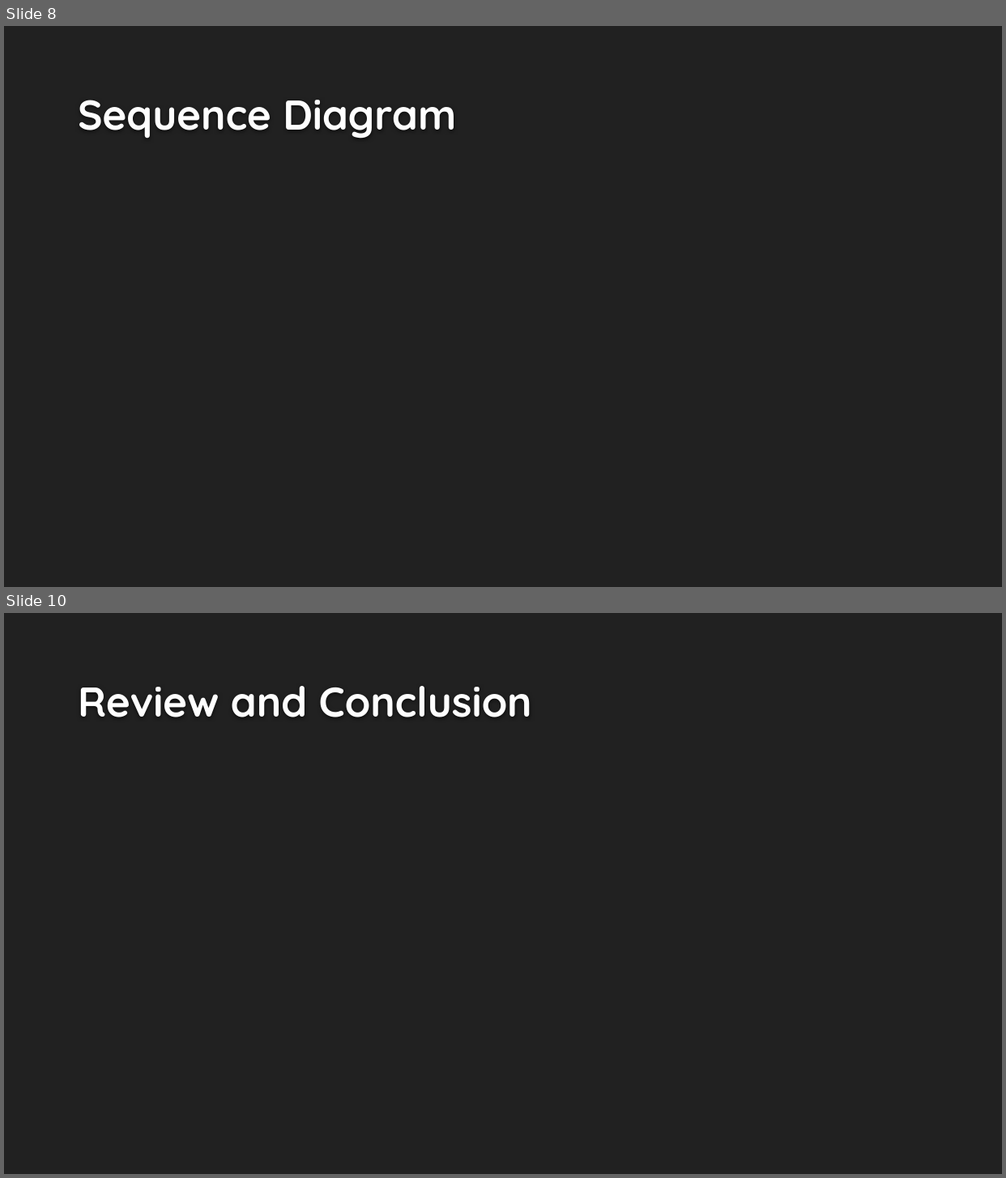
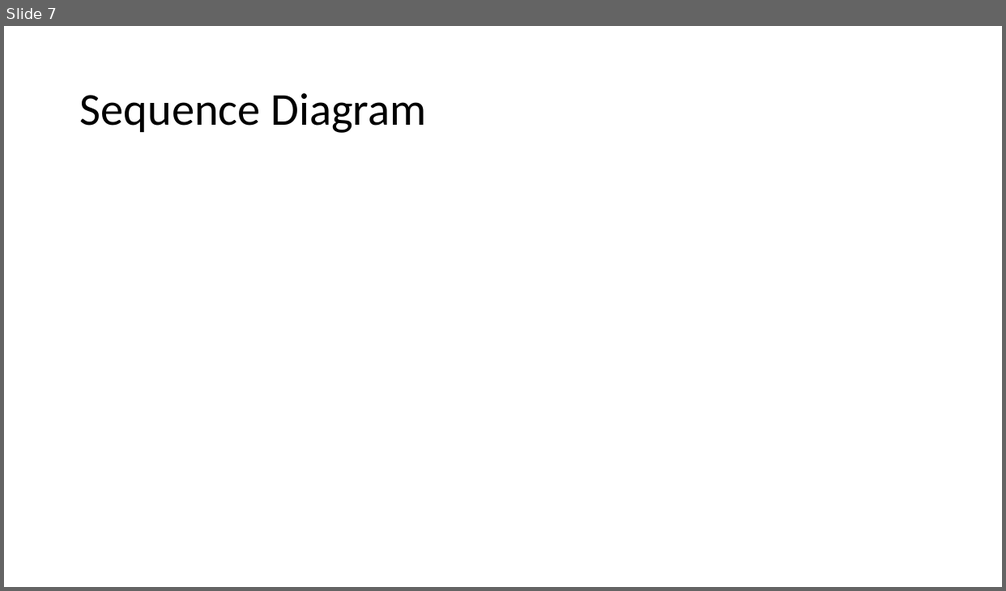
Before and after one commit to toza-mimoza/Probeklausur-Thoma, a slide deck: project/04-presentation/presentation.pptx. Shown one above the other, each under a label of ours: slides 8 and 10 before the commit, slide 7 after it; the slides between them are not shown. The pictures are 1006x1178 and 1006x591 pixels, drawn with LibreOffice and Linux fonts; fonts in the diff are those of the drawing; background and template pictures are left out. Boxes give left, top, right and bottom in pixels: in the first picture for what was removed or moved away, otherwise in the second. Text is boxed around its words. In the diff, an @@ line names an element or a change of style, - is before the commit and + after.

```diff
--- a/project/04-presentation/presentation.pptx
+++ b/project/04-presentation/presentation.pptx
@@ slide 10 removed at (4, 613, 1002, 1174), background #212121 @@
@@ title removed at (78, 686, 532, 717) @@
-Review and Conclusion
@@ what was slide 8 is now slide 7 @@
@@ slide 7 changed as well @@
@@ background #212121 to #FFFFFF @@
@@ title "Sequence Diagram": place and size @@
-title "Sequence Diagram" at (78, 100, 456, 139)
+title "Sequence Diagram" at (80, 93, 427, 133)
@@ title "Sequence Diagram" at (80, 93, 427, 133): size 40 to 44 pt, font Quicksand to Calibri, text colour #FEFEFE to #000000, bold off; line spacing 1 to 0.9; vertical alignment bottom to middle @@
```
Also in this commit, not shown: 6 other slides changed, 2 slides added, 3 other slides removed.
